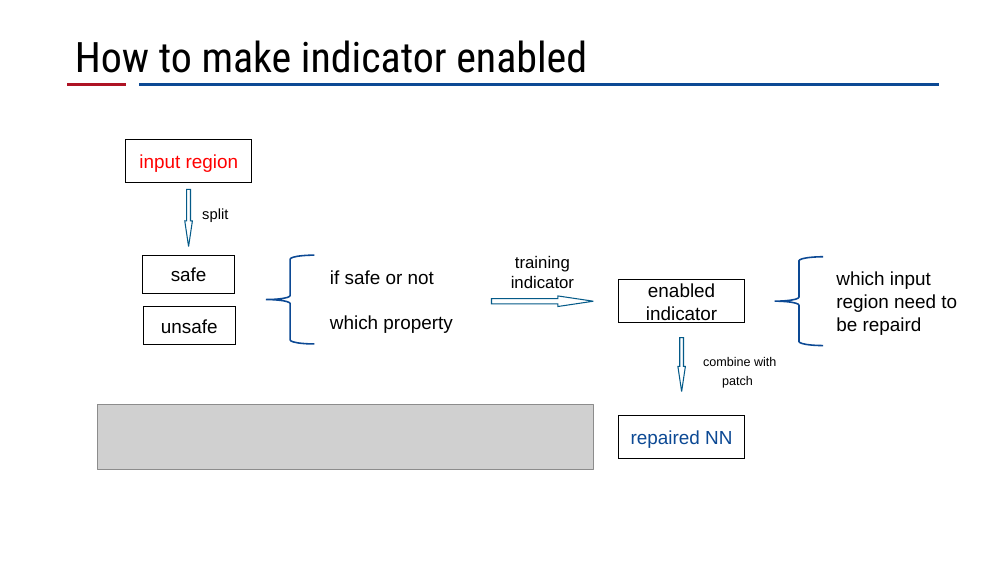
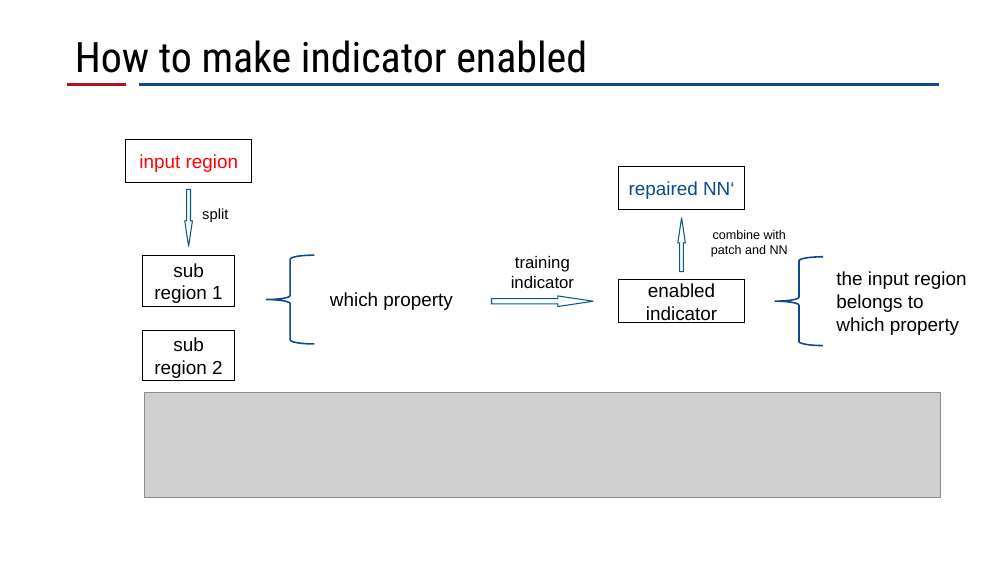
Before and after one commit to CRhapsody/Presentation_Slides, a slide deck: slide 10 of 神经网络修复工作进展.pptx. Drawn at 1008x567 pixels with LibreOffice and Linux fonts; fonts in the diff are those of the drawing; grey boxes stand for pictures; background and template pictures are left out. Boxes give left, top, right and bottom in pixels: in the first picture for what was removed or moved away, otherwise in the second. Text is boxed around its words. In the diff, an @@ line names an element or a change of style, - is before the commit and + after.

```diff
--- a/神经网络修复工作进展.pptx
+++ b/神经网络修复工作进展.pptx
@@ rectangle "repaired NN‘": place and size @@
-rectangle "repaired NN‘" at [619, 416, 745, 459]
+rectangle "repaired NN‘" at [619, 166, 745, 209]
@@ text in rectangle at [629, 181, 734, 199]: text changed @@
-repaired NN
+repaired NN‘
@@ right arrow at [678, 218, 685, 272]: rotation 90 to 270 degrees @@
@@ text at [711, 230, 788, 257]: text changed @@
-combine with patch
+combine with patch and NN
@@ rectangle "sub region 1": place and size @@
-rectangle "sub region 1" at [143, 256, 235, 293]
+rectangle "sub region 1" at [143, 256, 235, 307]
@@ text in rectangle at [154, 263, 223, 303]: text changed @@
-safe
+sub region 1
@@ text at [330, 270, 434, 285]: paragraph removed @@
-if safe or not
@@ text at [836, 271, 967, 335]: text changed @@
-which input region need to be repaird
+the input region
+belongs to which property
@@ rectangle "sub": place and size @@
-rectangle "sub" at [144, 306, 236, 344]
+rectangle "sub" at [143, 330, 235, 380]
@@ text in rectangle at [154, 337, 223, 378]: text changed @@
-unsafe
+sub
+region 2
@@ picture: place and size @@
-picture at [98, 405, 594, 470]
+picture at [145, 392, 941, 498]
```
Also in this commit, not shown: 2 other slides changed.
